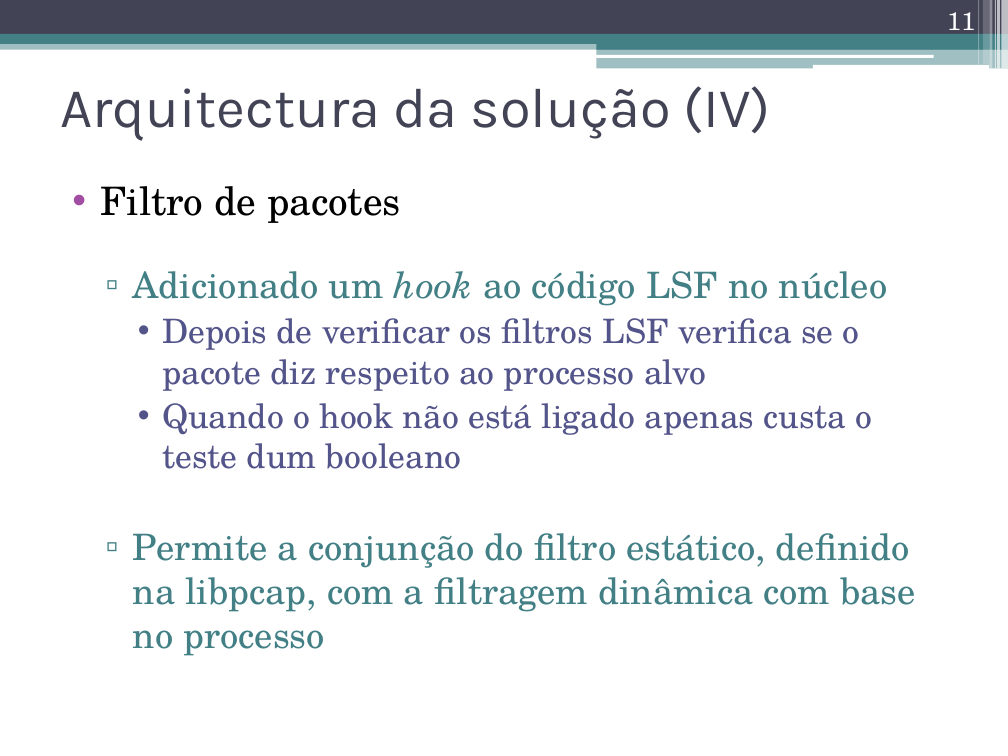
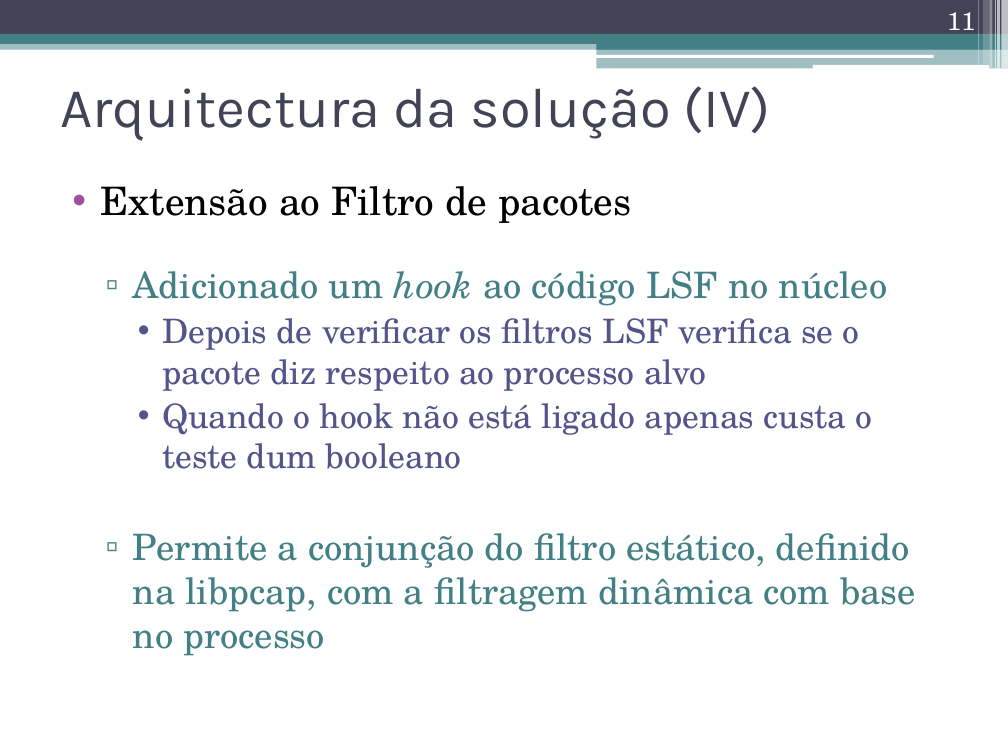
Before and after one commit to nunogmartins/cap_dissertation, a slide deck: slide 11 of doc/apresentacao_dissertacao.pptx. Drawn at 1008x756 pixels with LibreOffice and Linux fonts; fonts in the diff are those of the drawing. Boxes give left, top, right and bottom in pixels: in the first picture for what was removed or moved away, otherwise in the second. Text is boxed around its words. In the diff, an @@ line names an element or a change of style, - is before the commit and + after.

```diff
--- a/doc/apresentacao_dissertacao.pptx
+++ b/doc/apresentacao_dissertacao.pptx
@@ text at bbox=[101, 186, 632, 223]: text changed @@
-• Filtro de pacotes
+• Extensão ao Filtro de pacotes
```
Also in this commit, not shown: 4 other slides changed, 1 slide added.
